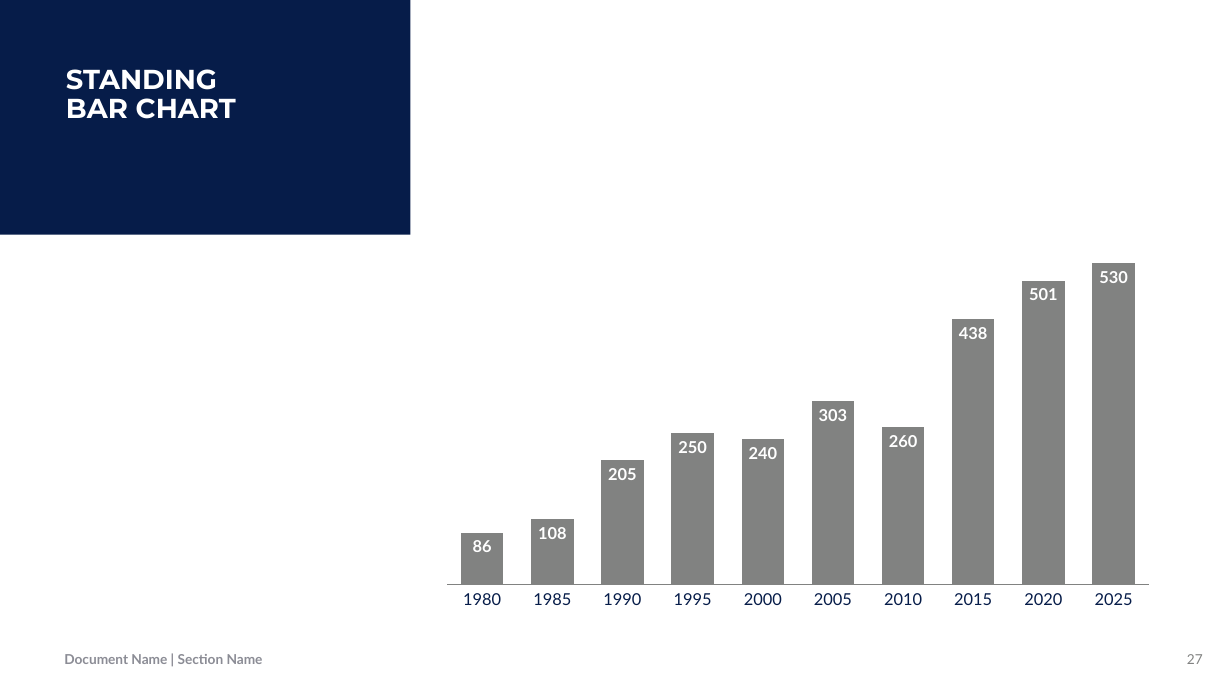
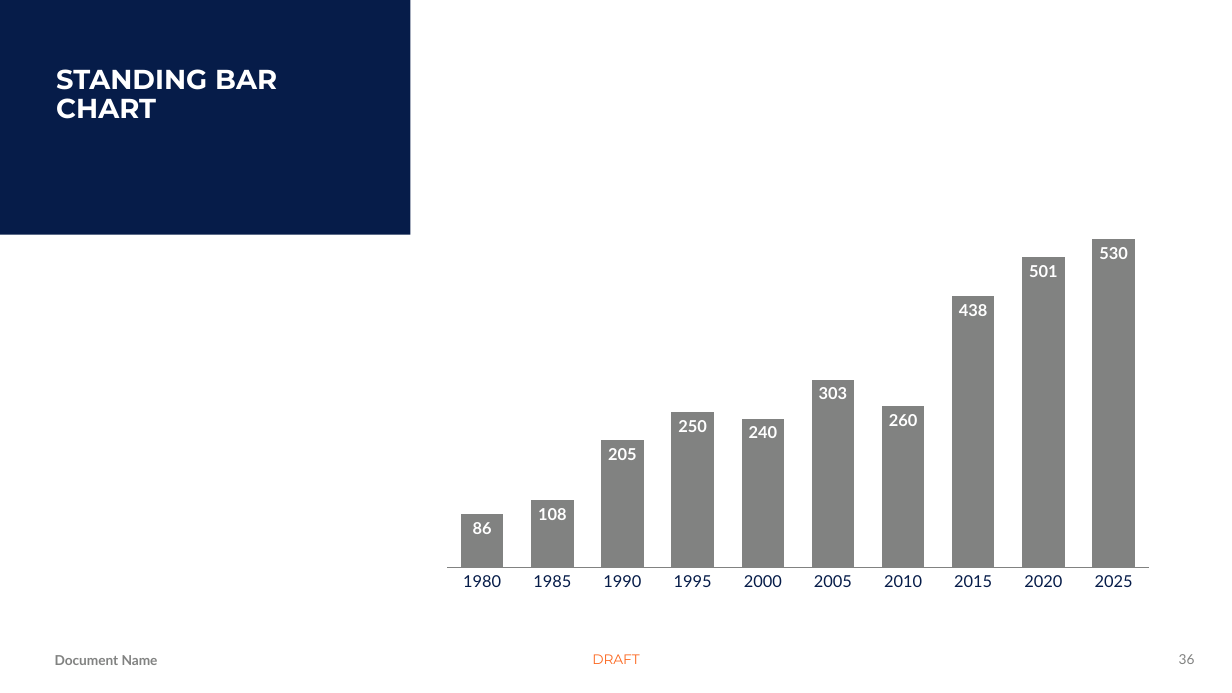
Before and after one commit to Jamison413/kevmaitland-PoshAnt, a slide deck: slide 36 of Intune-WinApp/OfficeThemes/Blank.potx (slide 27 before the commit). Drawn at 1232x693 pixels with LibreOffice and Linux fonts; fonts in the diff are those of the drawing; background and template pictures are left out. Boxes give left, top, right and bottom in pixels: in the first picture for what was removed or moved away, otherwise in the second. Text is boxed around its words. In the diff, an @@ line names an element or a change of style, - is before the commit and + after.

```diff
--- a/Intune-WinApp/OfficeThemes/Blank.potx
+++ b/Intune-WinApp/OfficeThemes/Blank.potx
@@ text at (56,69,277,119): text changed @@
-STANDING
-BAR CHART
+STANDING BAR CHART
@@ column stacked chart: place and size @@
-column stacked chart at (433,213,1163,617)
+column stacked chart at (433,188,1163,599)
@@ text added at (55,655,158,665), 10 pt, text #818281, bold @@
+Document Name
@@ text removed at (64,654,263,664) @@
-Document Name | Section Name
@@ text added at (592,654,639,664), 10 pt, text #FC671F @@
+DRAFT
@@ page number added at (1179,654,1195,664), 10 pt, text #818281 @@
+36
@@ page number removed at (1187,654,1203,664) @@
-27
```
Also in this commit, not shown: 26 other slides changed, 60 slides added, 38 slides removed, 2 other files.
